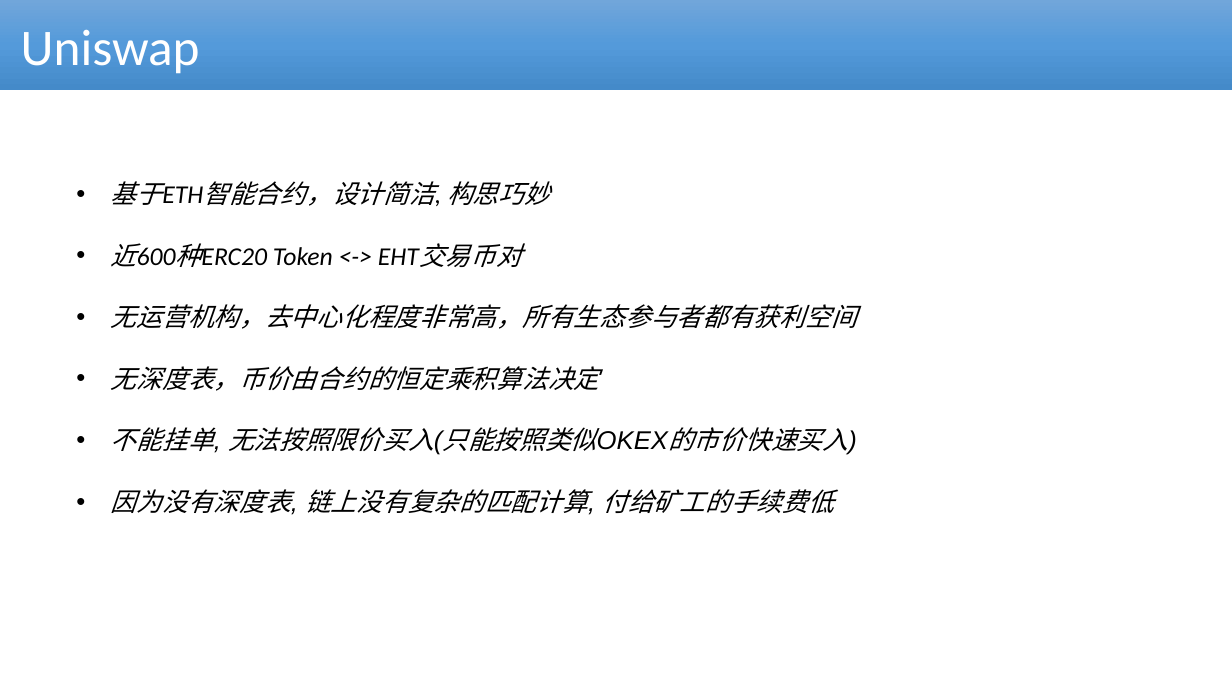
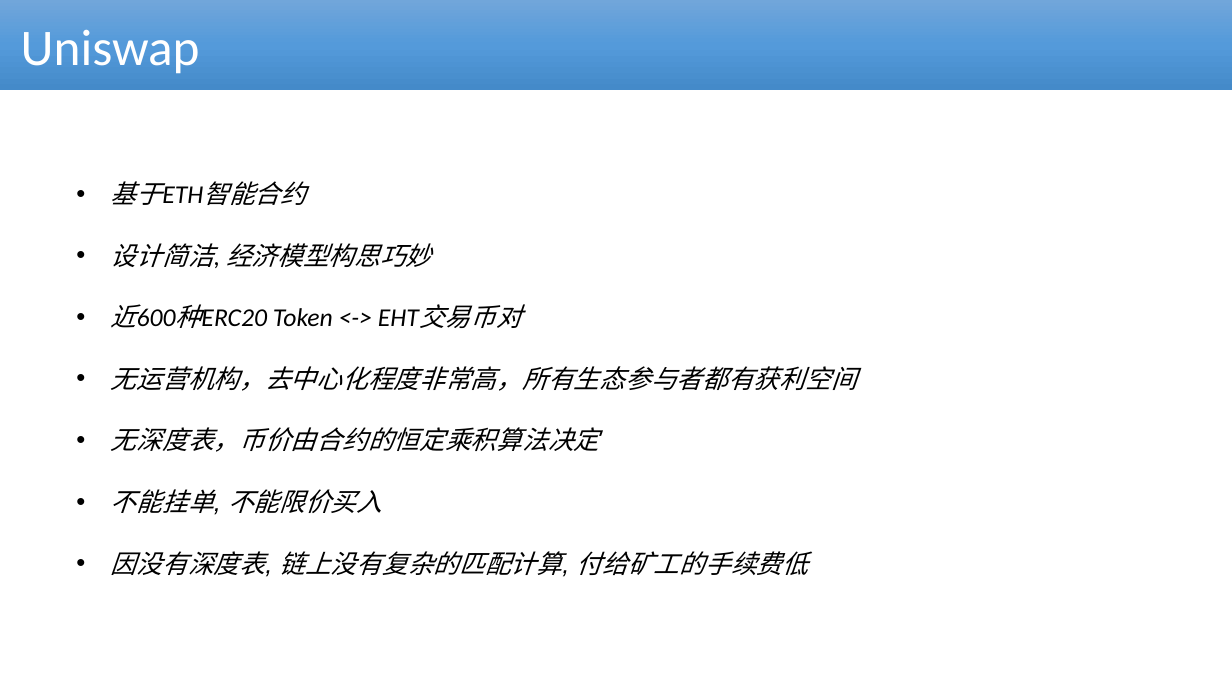
Before and after one commit to cmdpos/gaia, a slide deck: slide 16 of ppt/blockchain-dex.pptx. Drawn at 1232x693 pixels with LibreOffice and Linux fonts; fonts in the diff are those of the drawing. Boxes give left, top, right and bottom in pixels: in the first picture for what was removed or moved away, otherwise in the second. Text is boxed around its words. In the diff, an @@ line names an element or a change of style, - is before the commit and + after.

```diff
--- a/ppt/blockchain-dex.pptx
+++ b/ppt/blockchain-dex.pptx
@@ text at (111, 181, 432, 267): text changed @@
-• 基于ETH智能合约，设计简洁, 构思巧妙
+• 基于ETH智能合约
+• 设计简洁, 经济模型构思巧妙
@@ text at (111, 489, 808, 575): text changed @@
-• 不能挂单, 无法按照限价买入(只能按照类似OKEX的市价快速买入)
-• 因为没有深度表, 链上没有复杂的匹配计算, 付给矿工的手续费低
+• 不能挂单, 不能限价买入
+• 因没有深度表, 链上没有复杂的匹配计算, 付给矿工的手续费低
```
Also in this commit, not shown: 10 other slides changed, 1 slide added, 2 slides removed, 1 other file.
